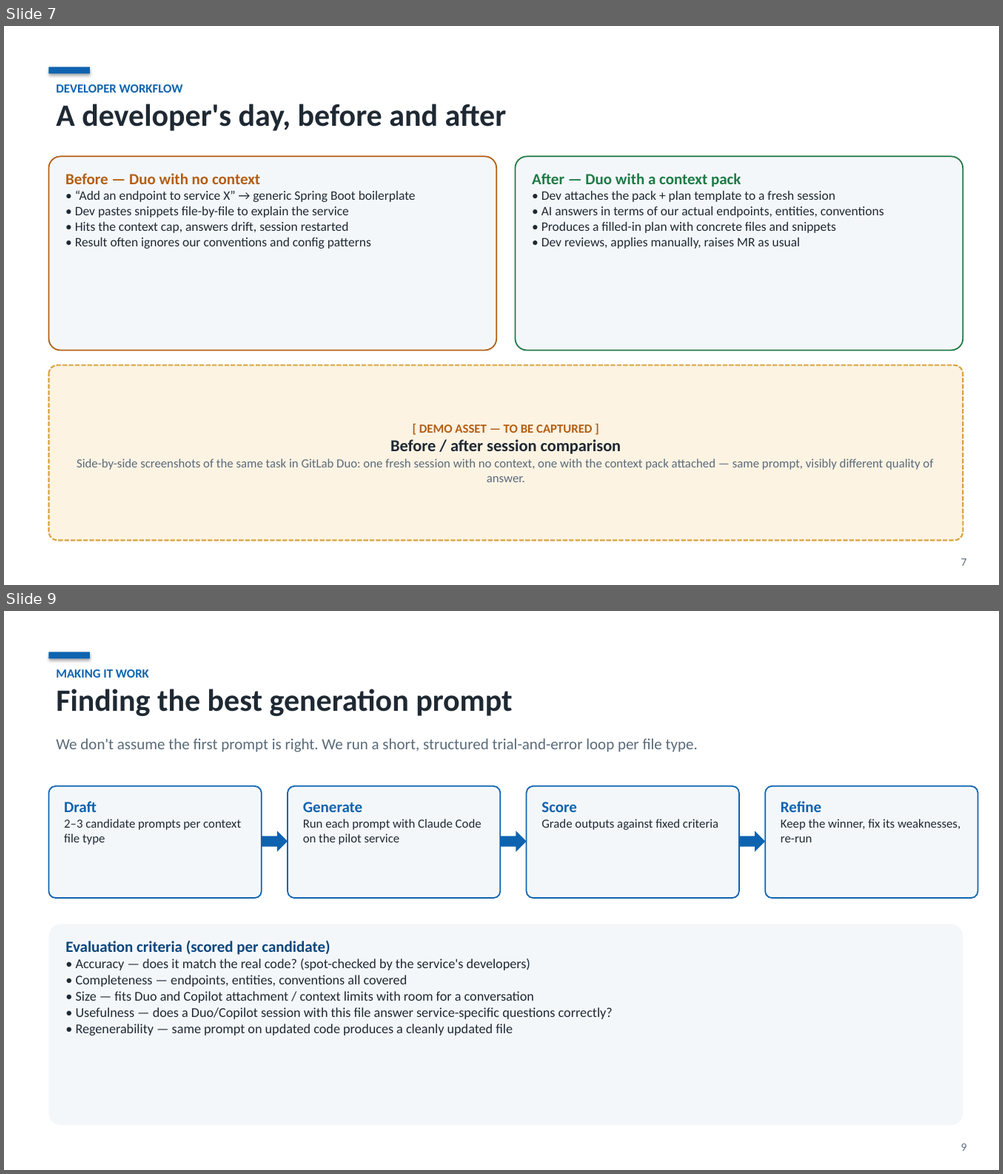
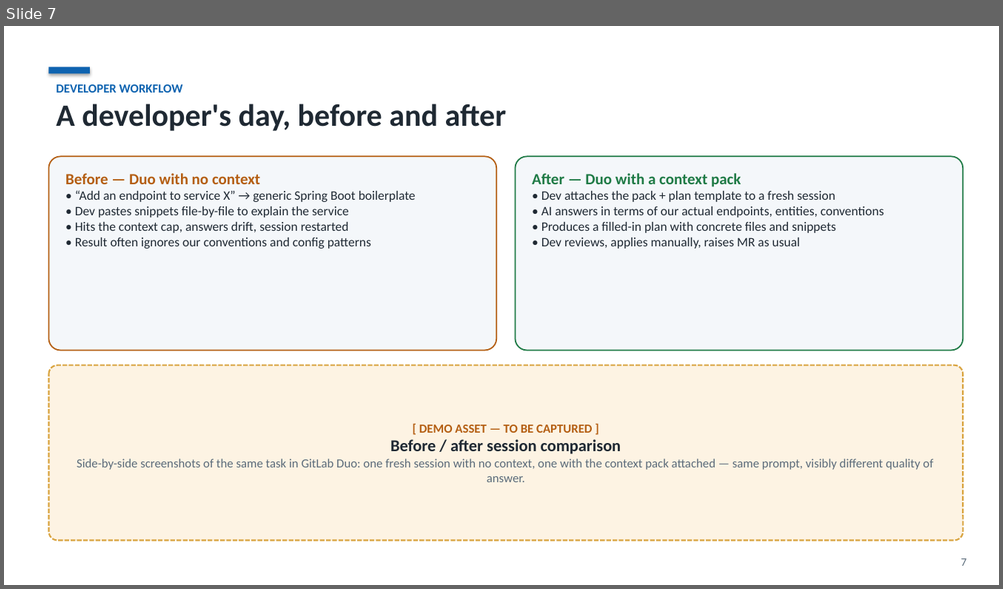
Before and after one commit to kamilhakim-s/claude2duo, a slide deck: deck/claude2duo-context-packs.pptx. Shown one above the other, each under a label of ours: slides 7 and 9 before the commit, slide 7 after it; the slides between them are not shown. The pictures are 1003x1174 and 1003x589 pixels, drawn with LibreOffice and Linux fonts; fonts in the diff are those of the drawing. Boxes give left, top, right and bottom in pixels: in the first picture for what was removed or moved away, otherwise in the second. Text is boxed around its words. In the diff, an @@ line names an element or a change of style, - is before the commit and + after.

```diff
--- a/deck/claude2duo-context-packs.pptx
+++ b/deck/claude2duo-context-packs.pptx
@@ slide 9 removed at (4, 611, 999, 1170), background #FFFFFF @@
@@ rectangle removed at (48, 652, 90, 659) @@
@@ text removed at (56, 669, 512, 716) @@
-MAKING IT WORK
-Finding the best generation prompt
@@ text removed at (56, 738, 697, 752) @@
-We don't assume the first prompt is right. We run a short, structured trial-and-error loop per file type.
@@ rounded rectangle removed at (48, 786, 262, 898) @@
-Draft
-2–3 candidate prompts per context file type
@@ rounded rectangle removed at (287, 786, 500, 898) @@
-Generate
-Run each prompt with Claude Code on the pilot service
@@ rounded rectangle removed at (526, 786, 739, 898) @@
-Score
-Grade outputs against fixed criteria
@@ rounded rectangle removed at (765, 786, 978, 898) @@
-Refine
-Keep the winner, fix its weaknesses, re-run
@@ right arrow removed at (262, 831, 287, 852) @@
@@ right arrow removed at (500, 831, 526, 852) @@
@@ right arrow removed at (739, 831, 765, 852) @@
@@ rounded rectangle removed at (48, 924, 963, 1126) @@
-Evaluation criteria (scored per candidate)
-• Accuracy — does it match the real code? (spot-checked by the service's developers)
-• Completeness — endpoints, entities, conventions all covered
-• Size — fits Duo and Copilot attachment / context limits with room for a conversation
-• Usefulness — does a Duo/Copilot session with this file answer service-specific questions correctly?
-• Regenerability — same prompt on updated code produces a cleanly updated file
@@ text removed at (961, 1144, 967, 1151) @@
-9
```
Also in this commit, not shown: 7 slides changed, 3 slides added, 1 other slide removed, 3 other files.
